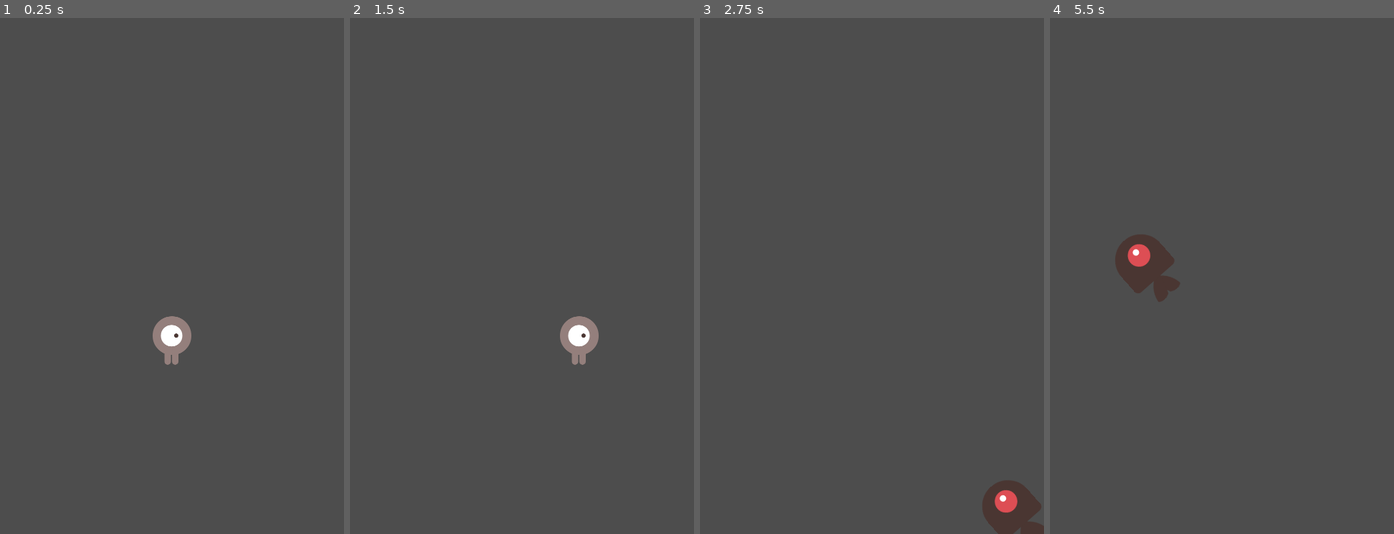
Above: before the commit, frames 1-4 (left to right).
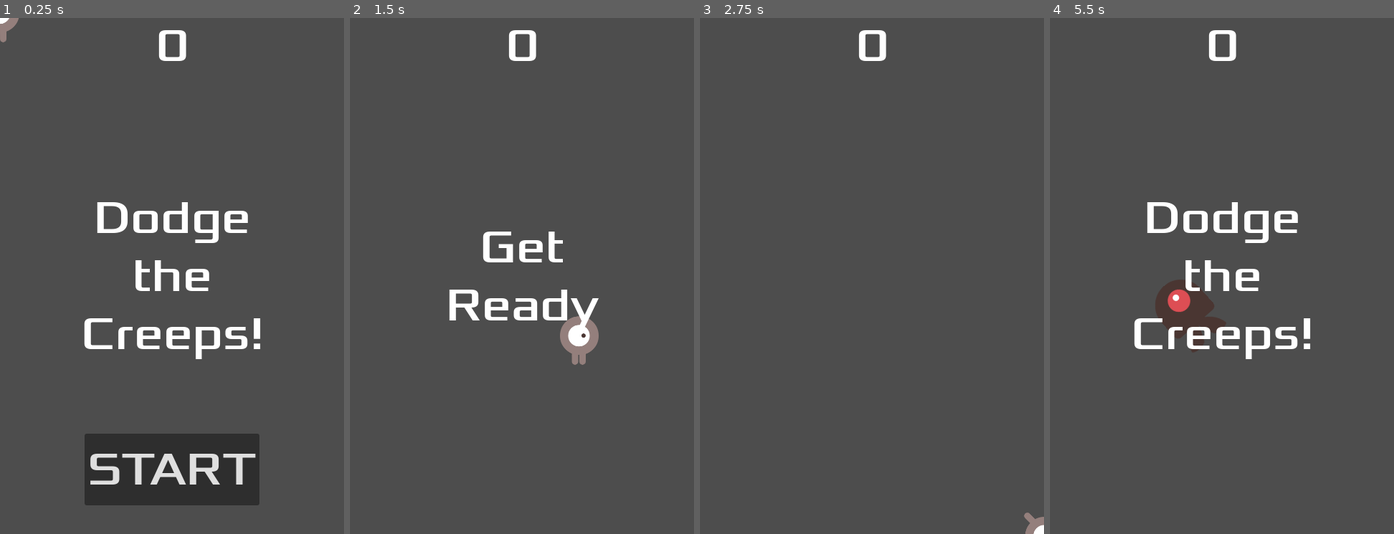
Above: after the commit, the same moments.

Repository: AnxietyFilledRaccoon/Godot-Tutorial-2D
Game: Godot game, scene res://main.tscn
The game is run twice, just before and just after one commit, with the same random seed, the same clock (stepped at 60 frames per second) and the same inputs.
Inputs (mouse positions are in pixels of both pictures, inside the frame that each line leads up to):
- Up to frame 1 (0.25 s): no input
- Up to frame 2 (1.5 s): click (522, 472) at 0.5 s, where only the run after the commit has a clickable "START"; tap Enter at 1.25 s; hold Right (move_right) from 1.28 s (still down)
- Up to frame 3 (2.75 s): release Right (move_right) at 2.03 s; hold Down (move_down) from 2.03 s (still down)
- Up to frame 4 (5.5 s): release Down (move_down) at 2.78 s; hold Right (move_right) 2.78-3.53 s; hold Up (move_up) 3.53-4.28 s; hold Left (move_left) from 4.28 s (still down)

The runs differ from the first frame. In frame 1, 11% of the frame differs, in the area x 0-76%, y 0-95%; in frame 2, 2.1%; in frame 3, 1.7%; in frame 4, 5.9%.

Commit message:
HUD
Creamos un HUD, conectamos todas la señales al main y tenemos un juego hecho, parcialmente.

Diff:
--- /dev/null
+++ b/hud.gd
@@ -0,0 +1,30 @@
+extends CanvasLayer
+
+# Le dice al main que el botón para arrancar ya se apretó.
+signal start_game
+
+func show_message(text):
+	$Message.text = text
+	$Message.show()
+	$MessageTimer.start()
+
+func show_game_over():
+	show_message("Game Over")
+	# Wait until the MessageTimer has counted down.
+	await $MessageTimer.timeout
+
+	$Message.text = "Dodge the Creeps!"
+	$Message.show()
+	# Make a one-shot timer and wait for it to finish.
+	await get_tree().create_timer(1.0).timeout
+	$StartButton.show()
+
+func update_score(score):
+	$ScoreLabel.text = str(score)
+
+func _on_start_button_pressed():
+	$StartButton.hide()
+	start_game.emit()
+
+func _on_message_timer_timeout():
+	$Message.hide()
--- /dev/null
+++ b/hud.tscn
@@ -0,0 +1,63 @@
+[gd_scene format=3 uid="uid://db7k4s62m4n12"]
+
+[ext_resource type="FontFile" uid="uid://dwd3g22ukfvr3" path="res://fonts/Xolonium-Regular.ttf" id="1_37p78"]
+[ext_resource type="Script" uid="uid://c8ci0sk3nex3h" path="res://hud.gd" id="1_64ctp"]
+
+[node name="HUD" type="CanvasLayer" unique_id=1086723916]
+script = ExtResource("1_64ctp")
+
+[node name="ScoreLabel" type="Label" parent="." unique_id=1549264346]
+anchors_preset = 5
+anchor_left = 0.5
+anchor_right = 0.5
+offset_left = -22.5
+offset_right = 22.5
+offset_bottom = 78.0
+grow_horizontal = 2
+theme_override_fonts/font = ExtResource("1_37p78")
+theme_override_font_sizes/font_size = 64
+text = "0"
+horizontal_alignment = 1
+vertical_alignment = 1
+
+[node name="Message" type="Label" parent="." unique_id=167950103]
+anchors_preset = 8
+anchor_left = 0.5
+anchor_top = 0.5
+anchor_right = 0.5
+anchor_bottom = 0.5
+offset_left = -0.5
+offset_top = -79.5
+offset_right = 0.5
+offset_bottom = 79.5
+grow_horizontal = 2
+grow_vertical = 2
+theme_override_fonts/font = ExtResource("1_37p78")
+theme_override_font_sizes/font_size = 64
+text = "Dodge the Creeps!"
+horizontal_alignment = 1
+vertical_alignment = 1
+autowrap_mode = 2
+
+[node name="StartButton" type="Button" parent="." unique_id=1433327717]
+anchors_preset = 7
+anchor_left = 0.5
+anchor_top = 1.0
+anchor_right = 0.5
+anchor_bottom = 1.0
+offset_left = -122.0
+offset_top = -140.0
+offset_right = 122.0
+offset_bottom = -40.0
+grow_horizontal = 2
+grow_vertical = 0
+theme_override_fonts/font = ExtResource("1_37p78")
+theme_override_font_sizes/font_size = 64
+text = "START"
+
+[node name="MessageTimer" type="Timer" parent="." unique_id=29001766]
+wait_time = 2.0
+one_shot = true
+
+[connection signal="pressed" from="StartButton" to="." method="_on_start_button_pressed"]
+[connection signal="timeout" from="MessageTimer" to="." method="_on_message_timer_timeout"]
--- a/main.gd
+++ b/main.gd
@@ -4,16 +4,20 @@
 var score
 
 func _ready():
-	new_game()
+	pass
 
 func game_over():
 	$ScoreTimer.stop()
 	$MobTimer.stop()
+	$HUD.show_game_over()
 
 func new_game():
 	score = 0
+	$HUD.update_score(score)
+	$HUD.show_message("Get Ready")
 	$Player.start($StartPosition.position)
 	$StartTimer.start()
+	get_tree().call_group("mobs", "queue_free")
 
 func _on_mob_timer_timeout():
 	# Se crea un mob nuevo.
@@ -42,7 +46,12 @@
 
 func _on_score_timer_timeout() -> void:
 	score += 1
+	$HUD.update_score(score)
 
 func _on_start_timer_timeout() -> void:
 	$MobTimer.start()
 	$ScoreTimer.start()
+
+func _on_hud_start_game() -> void:
+	$StartButton.hide()
+	new_game().emit()
--- a/main.tscn
+++ b/main.tscn
@@ -3,6 +3,7 @@
 [ext_resource type="Script" uid="uid://xcgu4qh1werl" path="res://main.gd" id="1_0xm2m"]
 [ext_resource type="PackedScene" uid="uid://3864gsydcpvd" path="res://player.tscn" id="1_ig7tw"]
 [ext_resource type="PackedScene" uid="uid://bkdp3grpfofej" path="res://mob.tscn" id="2_h2yge"]
+[ext_resource type="PackedScene" uid="uid://db7k4s62m4n12" path="res://hud.tscn" id="4_1bvp3"]
 
 [sub_resource type="Curve2D" id="Curve2D_ig7tw"]
 _data = {
@@ -35,7 +36,10 @@
 position = Vector2(0, 8)
 rotation = -0.016391974
 
+[node name="HUD" parent="." unique_id=1086723916 instance=ExtResource("4_1bvp3")]
+
 [connection signal="hit" from="Player" to="." method="game_over"]
 [connection signal="timeout" from="MobTimer" to="." method="_on_mob_timer_timeout"]
 [connection signal="timeout" from="ScoreTimer" to="." method="_on_score_timer_timeout"]
 [connection signal="timeout" from="StartTimer" to="." method="_on_start_timer_timeout"]
+[connection signal="start_game" from="HUD" to="." method="new_game"]
Not shown, added: hud.gd.uid
